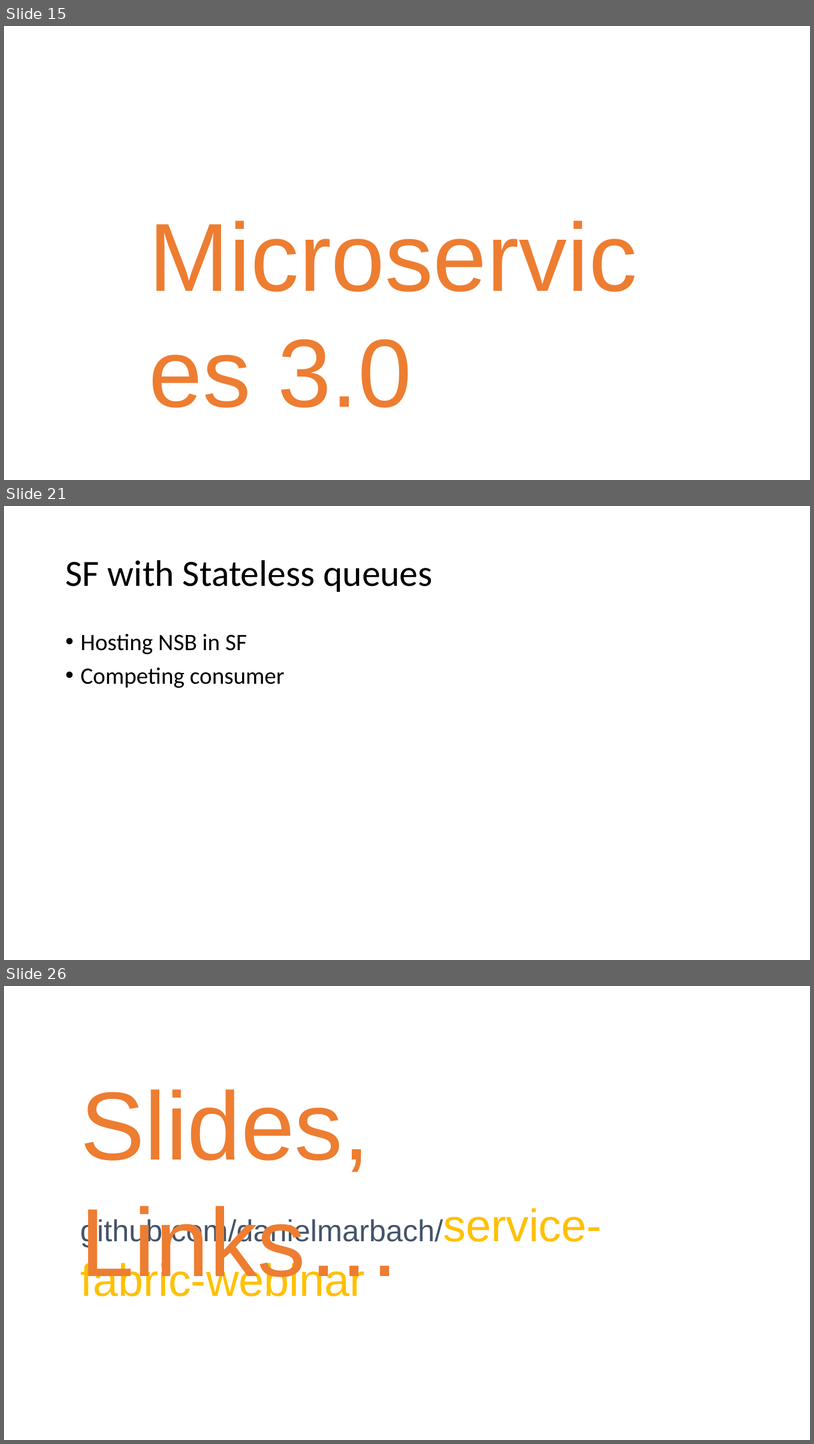
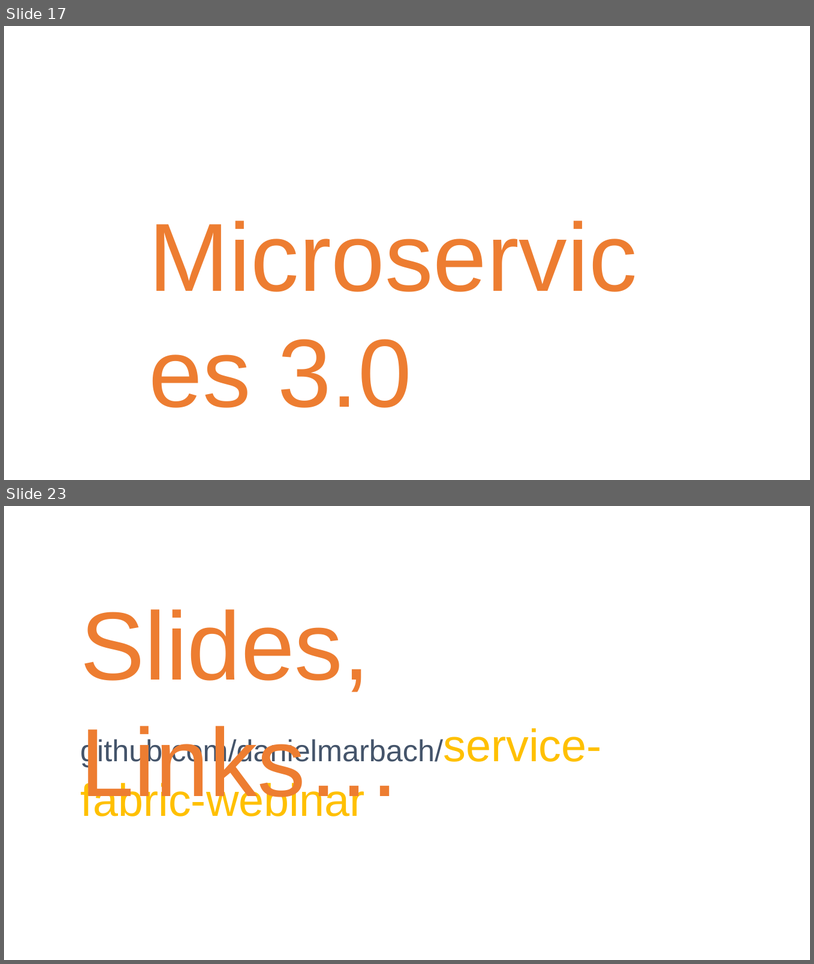
Before and after one commit to danielmarbach/service-fabric-webinar, a slide deck: Slides.pptx. Shown one above the other, each under a label of ours: slides 15, 21 and 26 before the commit, slides 17 and 23 after it; the slides between them are not shown. The pictures are 814x1444 and 814x964 pixels, drawn with LibreOffice and Linux fonts; fonts in the diff are those of the drawing. Boxes give left, top, right and bottom in pixels: in the first picture for what was removed or moved away, otherwise in the second. Text is boxed around its words. In the diff, an @@ line names an element or a change of style, - is before the commit and + after.

```diff
--- a/Slides.pptx
+++ b/Slides.pptx
@@ slide 21 removed at (4, 506, 810, 960), background #FFFFFF @@
@@ title removed at (65, 560, 432, 592) @@
-SF with Stateless queues
@@ text removed at (81, 634, 285, 688) @@
-• Hosting NSB in SF
-• Competing consumer
@@ what was slide 15 is now slide 17 @@
@@ what was slide 26 is now slide 23 @@
```
Also in this commit, not shown: 7 slides added, 9 other slides removed, 1 other file.
